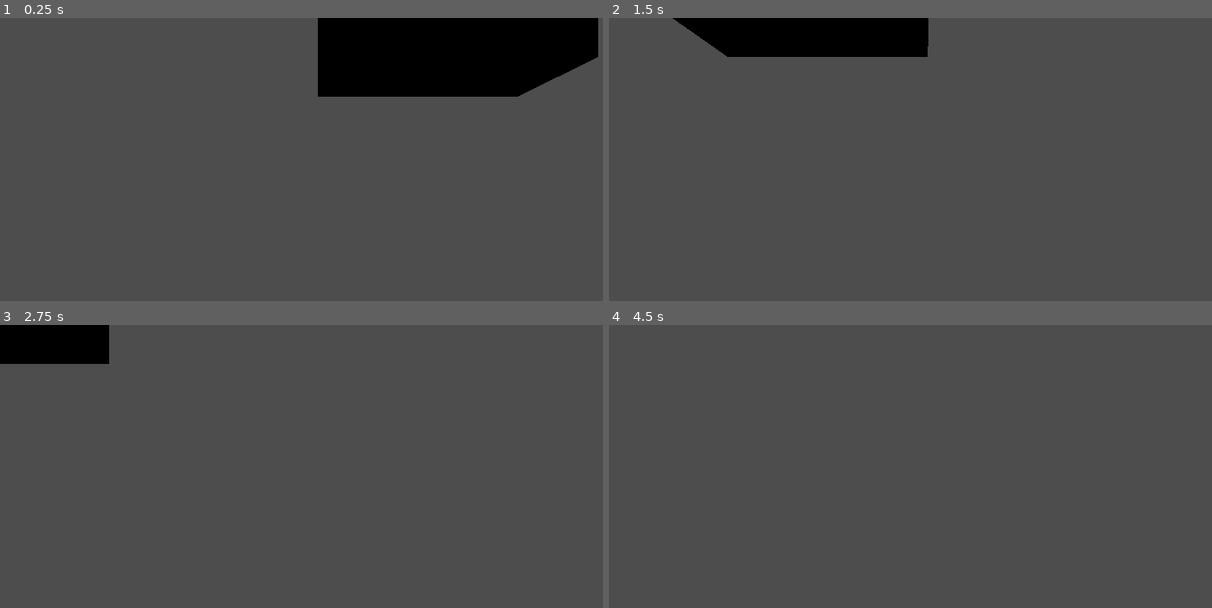
Above: before the commit, frames 1-4 (two rows, left to right).
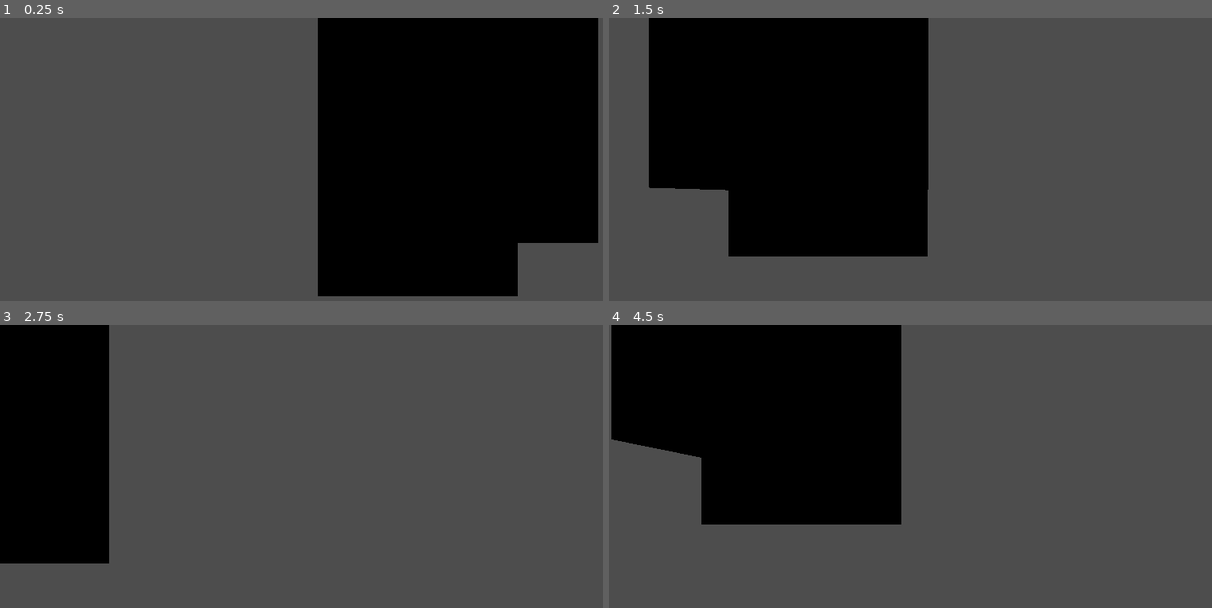
Above: after the commit, the same moments.

Repository: jpw1991/godot-test
Game: Godot game, scene res://root.tscn
Same seed, same stepped clock (60 frames per second), same inputs: the game is played once before the commit and once after it.
Inputs (mouse positions are in pixels of both pictures, inside the frame that each line leads up to):
- Up to frame 1 (0.25 s): no input
- Up to frame 2 (1.5 s): tap Enter at 0.5 s; move the mouse to (1067, 179) at 0.52 s; hold D 0.53-1.25 s; tap Q at 0.6 s; click (1067, 179) at 0.67 s; drag from (801, 213) to (892, 267) at 1.27 s
- Up to frame 3 (2.75 s): tap Space at 2 s; move the mouse to (379, 424) at 2.02 s; hold D from 2.03 s (still down); tap Shift at 2.1 s
- Up to frame 4 (4.5 s): release D at 2.75 s; drag from (892, 574) to (735, 449) at 2.77 s; tap Enter at 3.5 s; move the mouse to (1115, 557) at 3.52 s; hold A 3.53-4.25 s; tap Q at 3.6 s; drag from (735, 449) to (832, 415) at 4.27 s

The runs differ from the first frame. In frame 1, 31% of the frame differs, in the area x 52-100%, y 13-99%; in frame 2, 31%; in frame 3, 13%; in frame 4, 30%.

Commit message:
cleanup and working

Diff:
--- a/root.gd
+++ b/root.gd
@@ -56,12 +56,11 @@
 		]
 	var result = SurfaceTool.new()
 	result.begin(Mesh.PRIMITIVE_TRIANGLES)
-	#result.set_color(Color(1, 0, 0))
 
 	for y in range(tiles_2d.size()):
 		for x in range(tiles_2d[y].size()):
 			var tile = tiles_2d[y][x]
-			var position = Vector3(tile.x, tile.height(), -tile.y)
+			var position = Vector3(tile.x, tile.height(), tile.y)
 
 			var flat_verts = [position + BOTTOM_LEFT, position + BOTTOM_RIGHT,
 				position + TOP_RIGHT, position + TOP_LEFT]
@@ -99,14 +98,14 @@
 				var min_height = 0 if y == 0 else tiles_2d[y-1][x].height()
 				var max_height = tile.height()
 
-				var south_wall_verts = [Vector3(position.x, min_height, position.z),
-					Vector3(position.x + 1, min_height, position.z),
-					Vector3(position.x + 1, max_height, position.z),
-					Vector3(position.x, max_height, position.z)]
-				south_wall_verts.reverse()
+				var south_wall_verts = [Vector3(position.x, min_height, position.z - 1),
+					Vector3(position.x + 1, min_height, position.z - 1),
+					Vector3(position.x + 1, max_height, position.z - 1),
+					Vector3(position.x, max_height, position.z - 1)]
+
 				var normals = [Vector3.BACK, Vector3.BACK, Vector3.BACK, Vector3.BACK]
 
-				result.add_triangle_fan(south_wall_verts, [], [], [], normals)
+				result.add_triangle_fan(south_wall_verts)
 
 			# North wall
 			if y == tiles_2d.size()- 1 or tiles_2d[y+1][x].height() < tile.height():
@@ -114,14 +113,12 @@
 				var min_height = 0 if y == tiles_2d.size() - 1 else tiles_2d[y+1][x].height()
 				var max_height = tile.height()
 
-				var north_wall_verts = [Vector3(position.x, max_height, position.z - 1),
-					Vector3(position.x + 1, max_height, position.z - 1),
-					Vector3(position.x + 1, min_height, position.z - 1),
-					Vector3(position.x, min_height, position.z - 1)]
-				north_wall_verts.reverse()
-				var normals = [Vector3.BACK, Vector3.BACK, Vector3.BACK, Vector3.BACK]
-
-				result.add_triangle_fan(north_wall_verts, [], [], [], normals)
+				var north_wall_verts = [Vector3(position.x, max_height, position.z),
+					Vector3(position.x + 1, max_height, position.z),
+					Vector3(position.x + 1, min_height, position.z),
+					Vector3(position.x, min_height, position.z)]
+
+				result.add_triangle_fan(north_wall_verts)
 
 	return result
 
@@ -309,8 +306,6 @@
 	var mesh = ArrayMesh.new()
 
 	var surface_tool = generate_surface_tool()
-	#surface_tool.optimize_indices_for_cache()
-	#surface_tool.generate_normals(false)
 	surface_tool.commit(mesh)
 
 	mesh_instance = MeshInstance3D.new()
